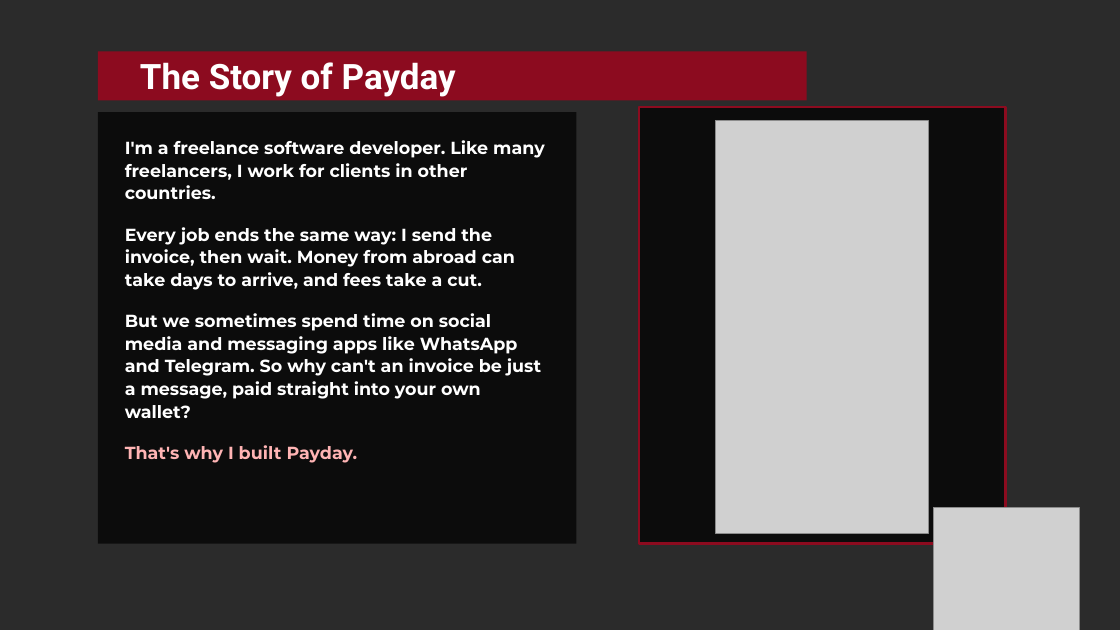
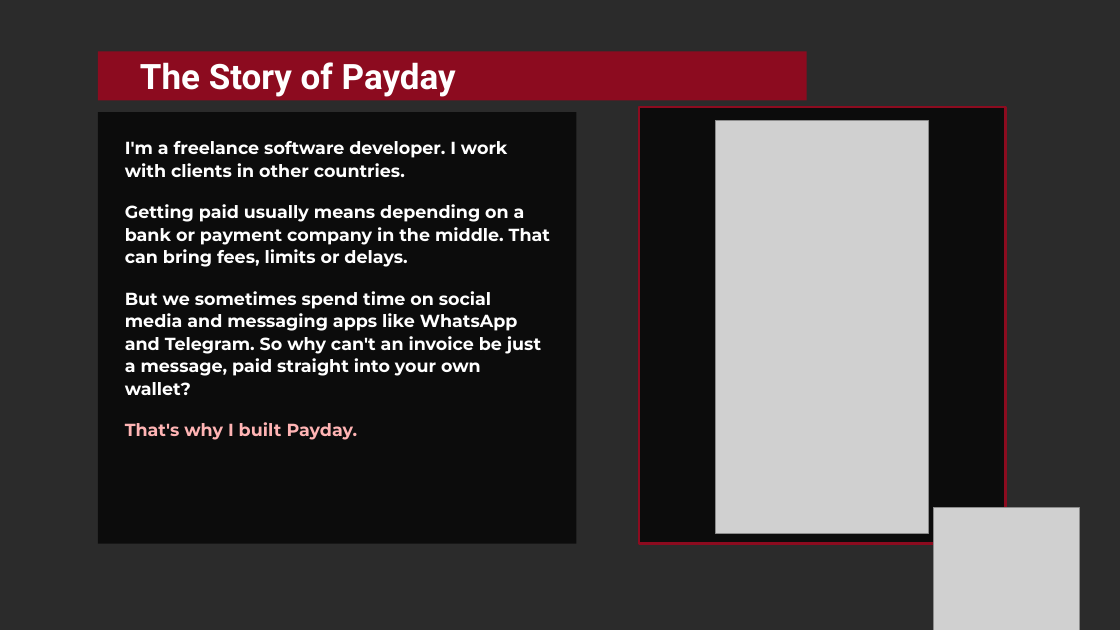
Before and after one commit to Finney06/payday, a slide deck: slide 3 of public/slides/Payday-BCH-BLAZE-2026.pptx. Drawn at 1120x630 pixels with LibreOffice and Linux fonts; fonts in the diff are those of the drawing; grey boxes stand for pictures; background and template pictures are left out; a plain dark background stands for a picture behind light text. Boxes give left, top, right and bottom in pixels: in the first picture for what was removed or moved away, otherwise in the second. Text is boxed around its words. In the diff, an @@ line names an element or a change of style, - is before the commit and + after.

Commit message:
Update the homepage and slides to the approved story

```diff
--- a/public/slides/Payday-BCH-BLAZE-2026.pptx
+++ b/public/slides/Payday-BCH-BLAZE-2026.pptx
@@ text at [125,141,550,267]: text changed @@
-I'm a freelance software developer. Like many freelancers, I work for clients in other countries.
-Every job ends the same way: I send the invoice, then wait. Money from abroad can take days to arrive, and fees take a cut.
+I'm a freelance software developer. I work with clients in other countries.
+Getting paid usually means depending on a bank or payment company in the middle. That can bring fees, limits or delays.
```
Also in this commit, not shown: 2 other files.
